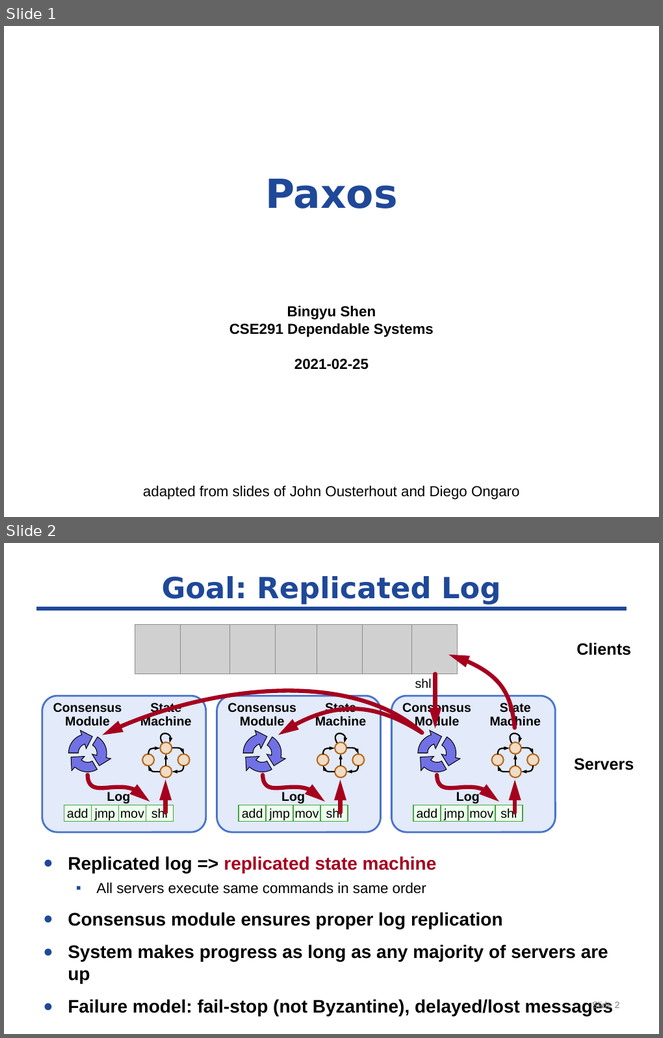
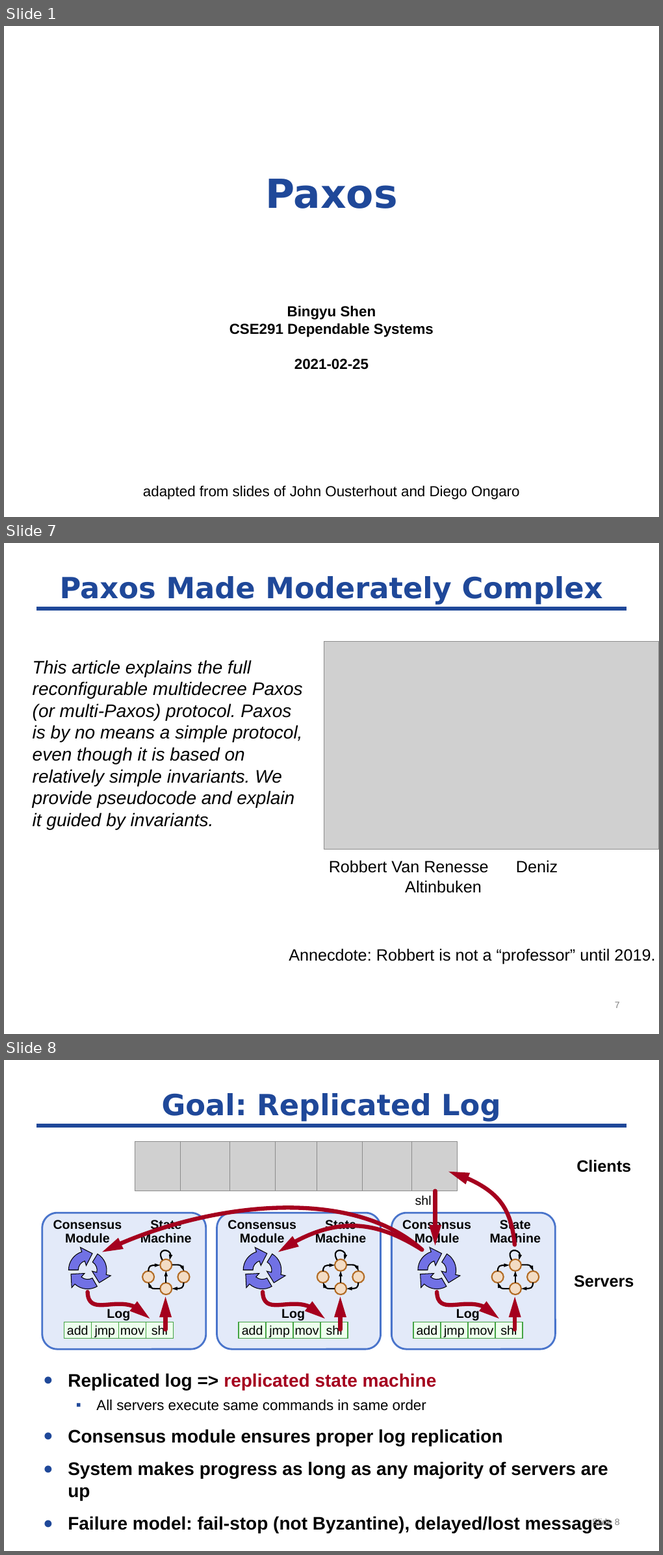
Before and after one commit to byshen/cse291_dependable_system, a slide deck: paxos/paxos-291.pptx. Shown one above the other, each under a label of ours: slides 1 and 2 before the commit, slides 1, 7 and 8 after it; the slides between them are not shown. The pictures are 663x1038 and 663x1555 pixels, drawn with LibreOffice and Linux fonts; fonts in the diff are those of the drawing; grey boxes stand for pictures. Boxes give left, top, right and bottom in pixels: in the first picture for what was removed or moved away, otherwise in the second. Text is boxed around its words. In the diff, an @@ line names an element or a change of style, - is before the commit and + after.

```diff
--- a/paxos/paxos-291.pptx
+++ b/paxos/paxos-291.pptx
@@ slide 7 added at bbox=[4, 543, 659, 1034], background #FFFFFF; not listed: 1 template element that a slide beside it also shows @@
@@ title added at bbox=[60, 576, 603, 605], 32 pt, text #1F4899, bold @@
+Paxos Made Moderately Complex
@@ picture added at bbox=[324, 641, 659, 850] @@
@@ text added at bbox=[33, 660, 303, 830], 20 pt, text #000000, italic @@
+This article explains the full reconfigurable multidecree Paxos (or multi-Paxos) protocol. Paxos is by no means a simple protocol, even though it is based on relatively simple invariants. We provide pseudocode and explain it guided by invariants.
@@ text added at bbox=[329, 860, 558, 873], 18 pt, text #000000 @@
+Robbert Van Renesse Deniz Altinbuken
@@ text added at bbox=[289, 949, 655, 964], 18 pt, text #000000 @@
+Annecdote: Robbert is not a “professor” until 2019.
@@ page number added at bbox=[615, 1002, 620, 1008], 10 pt, text #7F7F7F @@
+7
@@ what was slide 2 is now slide 8 @@
@@ page number at bbox=[592, 1518, 620, 1528]: text changed @@
-Slide 2
+Slide 8
```
Also in this commit, not shown: 3 slides changed, 6 other slides added, 3 other files.
